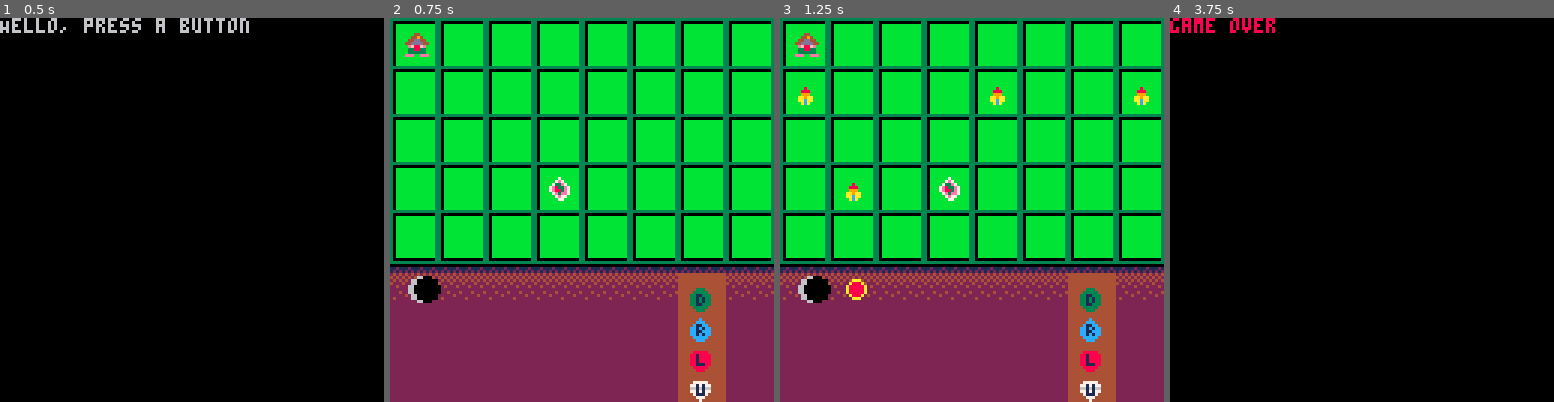
Above: before the commit, frames 1-4 (left to right).
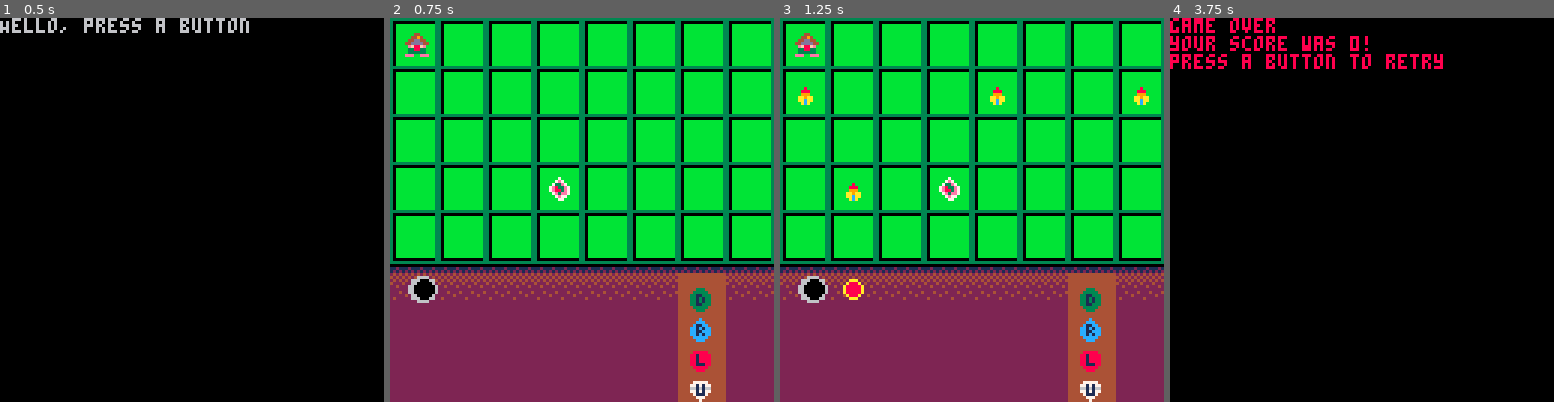
Above: after the commit, the same moments.

Repository: ThomasScheibelhut/tapped
Game: PICO-8 cartridge tapped.p8
Two runs of this game, one before a commit and one after it. Both use one fixed random seed, a clock stepped at 60 frames per second and the inputs below.
Inputs:
- Up to frame 1 (0.5 s): no input
- Up to frame 2 (0.75 s): tap O (Z key) at 0.7 s
- Up to frame 3 (1.25 s): no input
- Up to frame 4 (3.75 s): tap O (Z key) every 0.4 s from 1.7 to 3.7 s; hold Up 2.15-2.42 s; hold Down from 3.63 s (still down)

Frame 1 is identical in both runs. In frame 2, 0.1% of the frame differs, in the area x 7-14%, y 67-75%; in frame 3, 0.3%; in frame 4, 2.0%, in the area x 0-72%, y 4-14%.

Commit message:
bug fix and updated ui

Diff:
--- a/board.lua
+++ b/board.lua
@@ -25,10 +25,12 @@
             column = randOpenSquare.column,
             name = "gem",
             age = 0,
-            state = stateList["gem"]["start"]
+            state = stateList["gem"]["idle"]
         })
+        score += 1
     elseif checkMapCollision(wiz.row, wiz.column, "enemy") then
         gameState = "gameOver"
+        return
     end
 end
 
@@ -44,6 +46,7 @@
     })
   end
 end
+
 
 function drawBoardState()
   animateTable(items)
--- a/console.lua
+++ b/console.lua
@@ -61,7 +61,9 @@
   animateTable(tablets)
 
   circfill(playerLocX,playerLocY, 4, 6)
-  circfill(playerLocX+2,playerLocY, 4, 0)
+  circfill(playerLocX+1,playerLocY, 4, 6)
+  circfill(playerLocX+1,playerLocY, 3, 0)
+
   for energy in all(energies) do
     circfill(energy.x,energy.y, 3, 10)
     circfill(energy.x,energy.y, 2, 8)
@@ -70,13 +72,12 @@
 
 function fireCharge()
     chargeStatus = 1
-    energy={
+    add(energies,{
         charge = chargeAmount,
         x=playerLocX,
         y=playerLocY,
         lane = playerLane
-    }
-    add(energies,energy)
+    })
     chargeAmount = chargeMin
 end
 
--- a/main.lua
+++ b/main.lua
@@ -1,5 +1,11 @@
 --wizard command 0.1
 --#wopedogebo-0#
+
+score = 0
+gameState = "splashScreen"
+startingDistance = 5
+squareDistance = 16
+logging = ""
 
 spriteList= {
   gemIdle1 = 21,
@@ -141,26 +147,27 @@
   }
 }
 
-gameState = "splashScreen"
-startingDistance = 5
-squareDistance = 16
-logging = ""
-
 function _init()
 end
 
 function _update()
+  if gameState == "gameOver" then
+    return
+  end
+
   if gameState == "splashScreen" then
     if btnp(4) then
       gameState = "playing"
     end
   elseif gameState == "playing" then
+    updateEnergies()
     updateWizard()
     updatePlayer()
     updateItems()
-    updateEnergies()
   elseif gameState == "gameOver" then
-    print("game over")
+    if btnp(4) then
+      gameState = "playing"
+    end
   end
 end
 
@@ -172,25 +179,36 @@
     map()
     drawBoardState()
     drawConsoleState()
-    print(logging)
   elseif gameState == "gameOver" then
     print("game over")
+    print("your score was "..score.."!")
+    print("press a button to retry")
+  else
+    print("game state: "..gameState)
   end
+
+  print(logging)
 end
 
 function animateTable(table)
     for item in all(table) do
+      if item.state ~= nil then
         if item.age > item.state.animation[#item.state.animation].lifeTime then
             item.state = stateList[item.name][item.state.next]
             item.age = 0
         end
         local activeAnimation = filterTable(item.state.animation, function(x) return x.lifeTime >= item.age end)[1]
+        if not activeAnimation then
+            logging = item.name.." "..item.age
+            return
+        end
         if item.row != nil then
           drawToPosition(spriteList[activeAnimation.name], item.row, item.column)
         else
           spr(spriteList[activeAnimation.name], item.x, item.y)
         end
         item.age += 1
+      end
     end
 end
 
